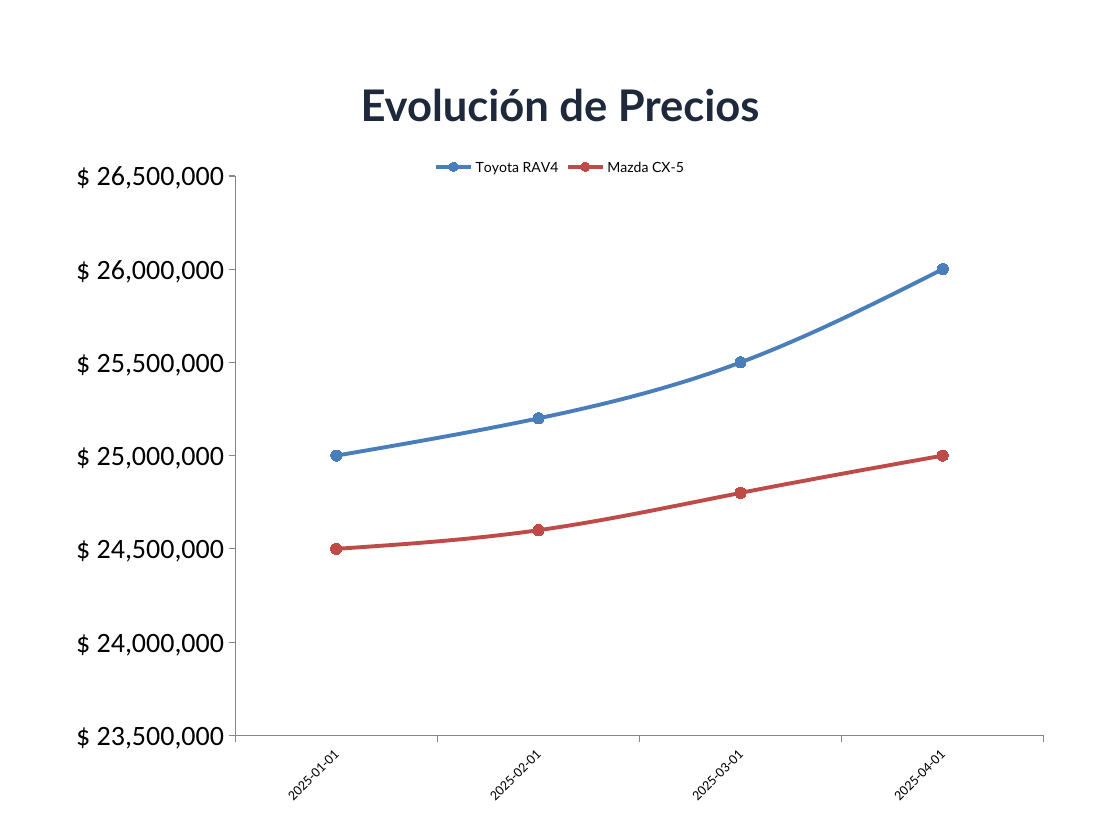
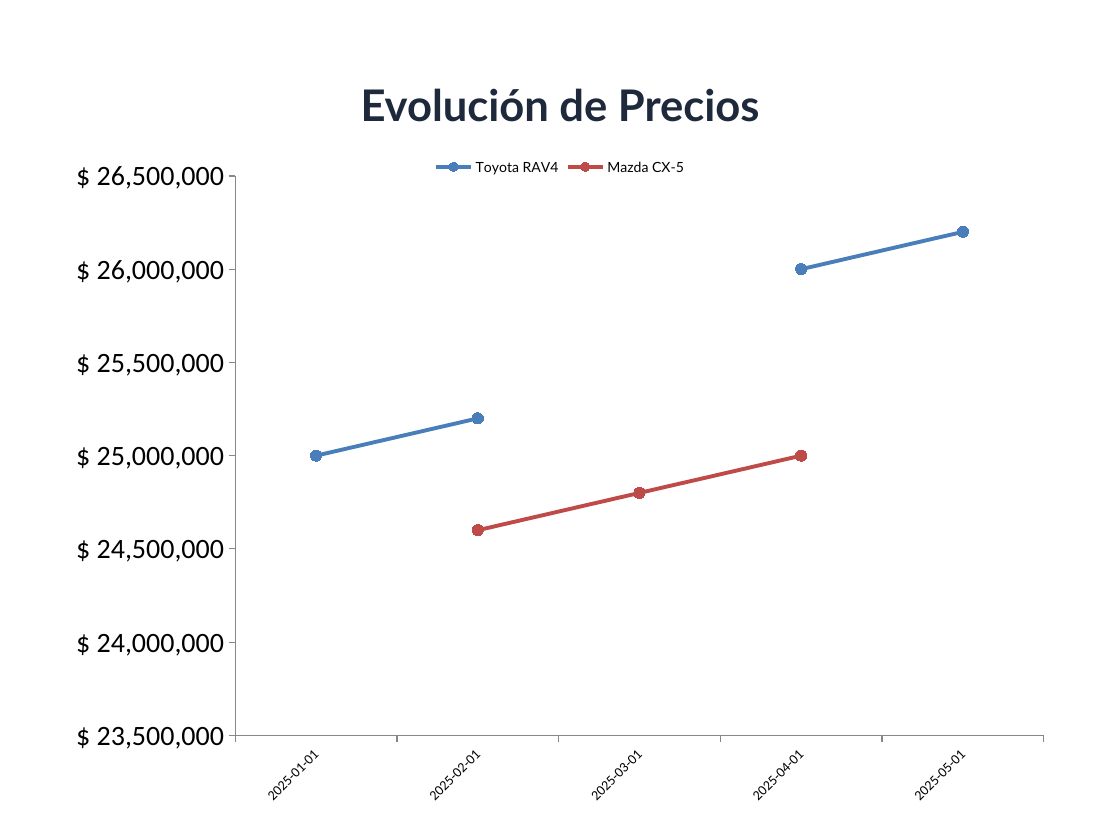
Before and after one commit to GabrielGlezG/PricingEngine, a slide deck: slide 3 of test_evolution_debug.pptx. Drawn at 1120x840 pixels with LibreOffice and Linux fonts; fonts in the diff are those of the drawing. Boxes give left, top, right and bottom in pixels: in the first picture for what was removed or moved away, otherwise in the second. Text is boxed around its words. In the diff, an @@ line names an element or a change of style, - is before the commit and + after.

Commit message:
feat: Introduce `ppt_shared.py` with common PowerPoint slide, table, and chart generation utilities.

```diff
--- a/test_evolution_debug.pptx
+++ b/test_evolution_debug.pptx
@@ line chart at (56, 146, 1064, 818) @@
-categories: 2025-01-01, 2025-02-01, 2025-03-01, 2025-04-01
+categories: 2025-01-01, 2025-02-01, 2025-03-01, 2025-04-01, 2025-05-01
-Toyota RAV4: 25000000, 25200000, 25500000, 26000000
+Toyota RAV4: 25000000, 25200000, -, 26000000, 26200000
-Mazda CX-5: 24500000, 24600000, 24800000, 25000000
+Mazda CX-5: -, 24600000, 24800000, 25000000, -
```
Also in this commit, not shown: 1 other slide changed, 1 other file.
